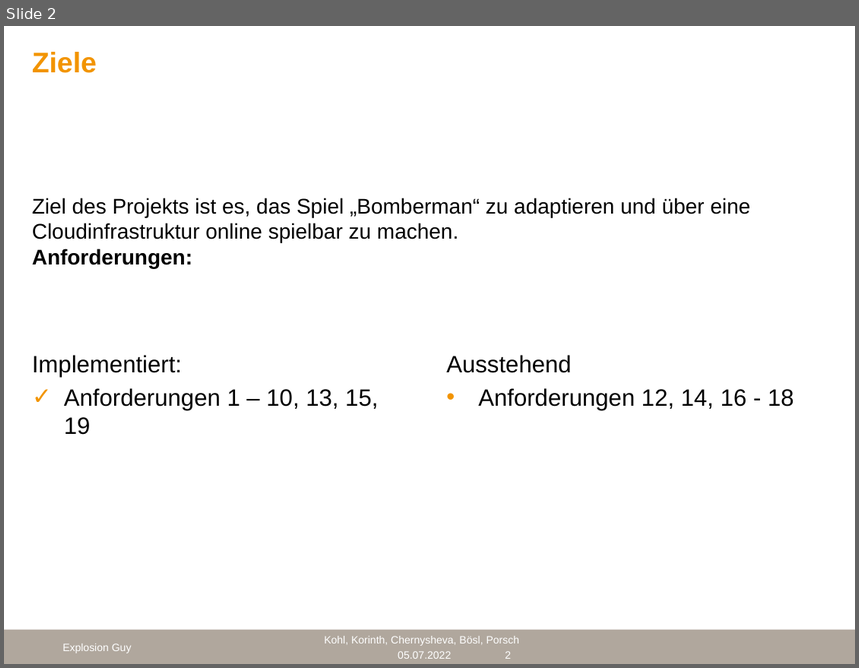
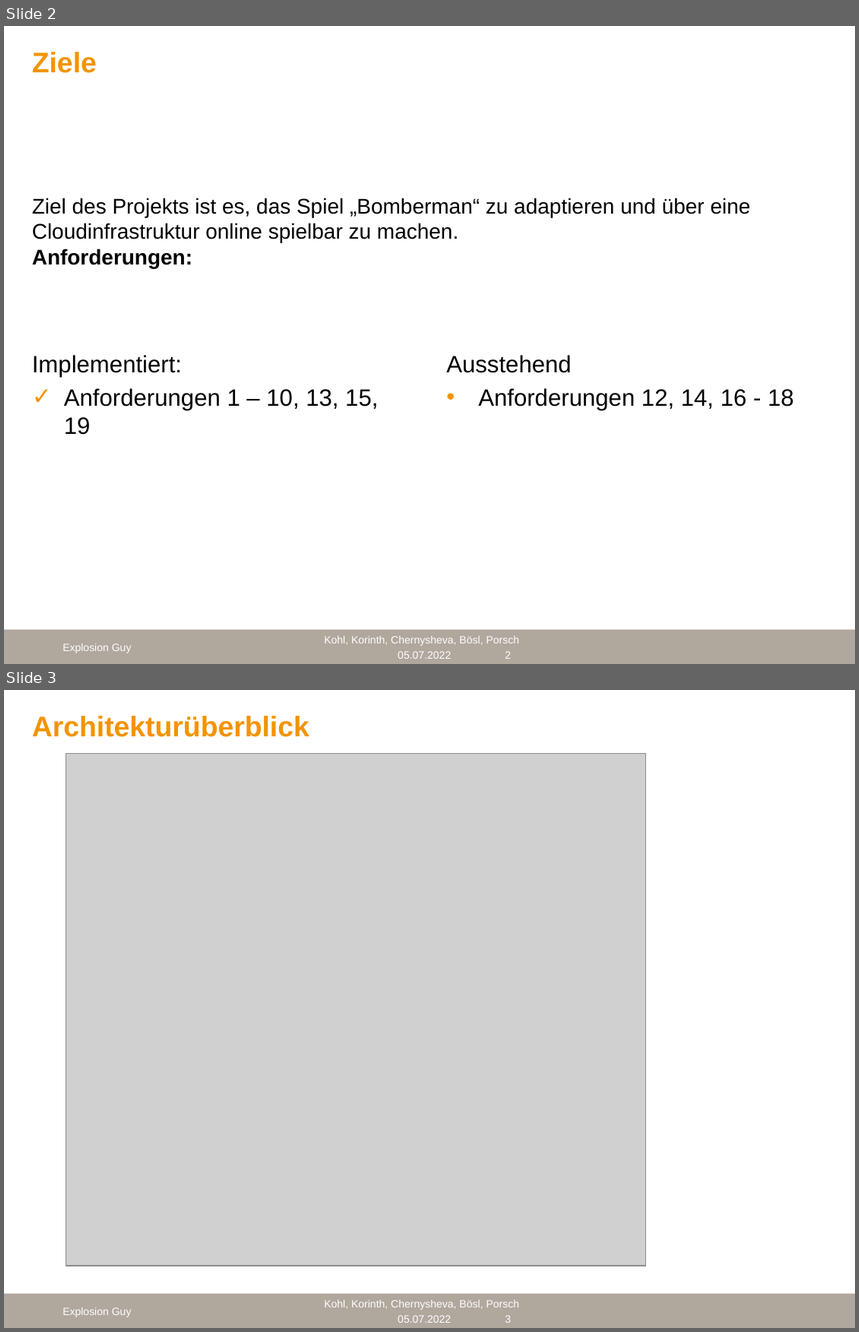
Before and after one commit to cyberlytics/ExplosionGuy, a slide deck: doc/Präsentation/Abschlussprasentation.pptx. Shown one above the other, each under a label of ours: slide 2 before the commit, slides 2 and 3 after it. The pictures are 859x668 and 859x1332 pixels, drawn with LibreOffice and Linux fonts; fonts in the diff are those of the drawing; grey boxes stand for pictures; background and template pictures are left out. Boxes give left, top, right and bottom in pixels: in the first picture for what was removed or moved away, otherwise in the second. Text is boxed around its words. In the diff, an @@ line names an element or a change of style, - is before the commit and + after.

```diff
--- a/doc/Präsentation/Abschlussprasentation.pptx
+++ b/doc/Präsentation/Abschlussprasentation.pptx
@@ slide 3 added at [4, 690, 855, 1328], background #FFFFFF; not listed: 2 template elements that a slide beside it also shows @@
@@ title added at [32, 716, 310, 737], 24 pt, text #F29400, bold @@
+Architekturüberblick
@@ picture added at [66, 754, 645, 1266] @@
@@ text added at [63, 1308, 132, 1318], 9 pt, text #FFFFFF @@
+Explosion Guy
@@ text added at [398, 1315, 451, 1323], 9 pt, text #FFFFFF @@
+05.07.2022
@@ page number added at [505, 1315, 511, 1323], 9 pt, text #FFFFFF @@
+3
```
Also in this commit, not shown: 1 slide changed, 3 other slides added, 5 slides removed.
